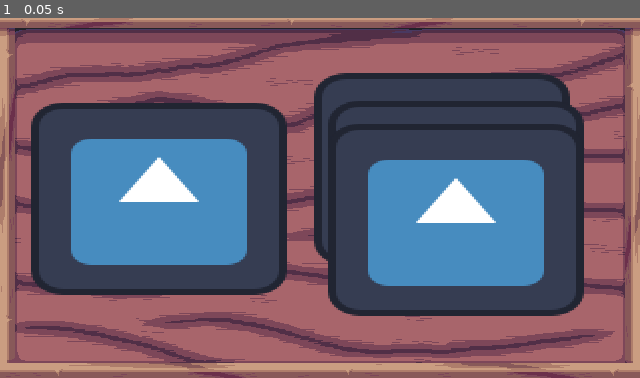
Above: before the commit, frame 1.
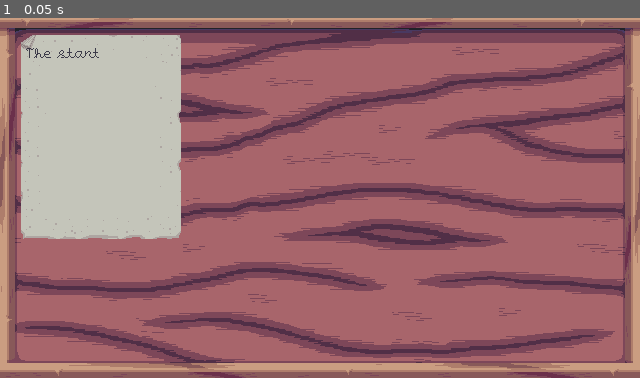
Above: after the commit, the same moment.

Repository: AverageStardust/the-count-is-down
Game: Godot game, scene res://desk.tscn
Two runs of this game, one before a commit and one after it. Both use one fixed random seed, a clock stepped at 60 frames per second and the inputs below. The engine's default icon, where the game draws it, is replaced by a stand-in: a white triangle on a blue panel in a dark square.
Inputs:
- Up to frame 1 (0.05 s): no input

The runs differ from the first frame. In frame 1, 54% of the frame differs, in the area x 3-92%, y 4-83%.

Commit message:
add letter

Diff:
--- a/desk.tscn
+++ b/desk.tscn
@@ -1,18 +1,15 @@
 [gd_scene format=3 uid="uid://wcev8pe0b7q7"]
 
-[ext_resource type="Texture2D" uid="uid://dodr3xm28uy2x" path="res://icon.svg" id="1_ep8l3"]
 [ext_resource type="Script" uid="uid://omd48a3o3ann" path="res://scripts/desk.gd" id="1_se7ci"]
 [ext_resource type="Texture2D" uid="uid://dfm7exiyw4iie" path="res://art/desk.png" id="1_t5y75"]
 [ext_resource type="PackedScene" uid="uid://b0nlbd703kn6l" path="res://watch.tscn" id="3_vf3xh"]
 [ext_resource type="AudioStream" uid="uid://b2jy3oy8fyns5" path="res://resources/audio/ScaryMusic.wav" id="4_lrwc4"]
 [ext_resource type="Script" uid="uid://g0l5b5q0a4k2" path="res://scripts/musicPlayer.gd" id="4_tm3w8"]
+[ext_resource type="PackedScene" uid="uid://r4xd2uhinw00" path="res://letter.tscn" id="4_yh53x"]
 [ext_resource type="AudioStream" uid="uid://c0l6xg6xhw71r" path="res://resources/audio/writingSounds.wav" id="5_r8wvv"]
 
 [sub_resource type="StyleBoxTexture" id="StyleBoxTexture_u04nx"]
 texture = ExtResource("1_t5y75")
-
-[sub_resource type="StyleBoxTexture" id="StyleBoxTexture_n28y6"]
-texture = ExtResource("1_ep8l3")
 
 [node name="Desk" type="Control" unique_id=1823686370]
 layout_mode = 3
@@ -79,41 +76,33 @@
 layout_mode = 2
 size_flags_horizontal = 3
 
-[node name="Panel" type="Panel" parent="Desk/DeskDrawer/Letters" unique_id=2103285689]
-custom_minimum_size = Vector2(256, 192)
+[node name="Letter" parent="Desk/DeskDrawer/Letters" unique_id=1500786714 instance=ExtResource("4_yh53x")]
 layout_mode = 0
-offset_left = 15.0
-offset_top = 73.0
-offset_right = 271.0
-offset_bottom = 265.0
-theme_override_styles/panel = SubResource("StyleBoxTexture_n28y6")
+offset_left = 5.0
+offset_top = 5.0
+offset_right = 165.0
+offset_bottom = 209.0
 
-[node name="Panel2" type="Panel" parent="Desk/DeskDrawer/Letters" unique_id=1719849512]
-custom_minimum_size = Vector2(256, 192)
+[node name="Letter2" parent="Desk/DeskDrawer/Letters" unique_id=1421635223 instance=ExtResource("4_yh53x")]
 layout_mode = 0
-offset_left = 298.0
-offset_top = 43.0
-offset_right = 554.0
-offset_bottom = 235.0
-theme_override_styles/panel = SubResource("StyleBoxTexture_n28y6")
+offset_left = 158.0
+offset_top = 126.0
+offset_right = 318.0
+offset_bottom = 330.0
 
-[node name="Panel3" type="Panel" parent="Desk/DeskDrawer/Letters" unique_id=14409851]
-custom_minimum_size = Vector2(256, 192)
+[node name="Letter3" parent="Desk/DeskDrawer/Letters" unique_id=1986212357 instance=ExtResource("4_yh53x")]
 layout_mode = 0
-offset_left = 312.0
-offset_top = 71.0
-offset_right = 568.0
-offset_bottom = 263.0
-theme_override_styles/panel = SubResource("StyleBoxTexture_n28y6")
+offset_left = 304.0
+offset_top = 6.0
+offset_right = 464.0
+offset_bottom = 210.0
 
-[node name="Panel4" type="Panel" parent="Desk/DeskDrawer/Letters" unique_id=1969048903]
-custom_minimum_size = Vector2(256, 192)
+[node name="Letter4" parent="Desk/DeskDrawer/Letters" unique_id=1674353350 instance=ExtResource("4_yh53x")]
 layout_mode = 0
-offset_left = 312.0
-offset_top = 94.0
-offset_right = 568.0
-offset_bottom = 286.0
-theme_override_styles/panel = SubResource("StyleBoxTexture_n28y6")
+offset_left = 444.0
+offset_top = 127.0
+offset_right = 604.0
+offset_bottom = 331.0
 
 [node name="RightSpacer" type="Control" parent="Desk/DeskDrawer" unique_id=696296939]
 custom_minimum_size = Vector2(16, 0)
--- /dev/null
+++ b/letter.tscn
@@ -0,0 +1,26 @@
+[gd_scene format=3 uid="uid://r4xd2uhinw00"]
+
+[ext_resource type="Theme" uid="uid://ct0r2o3h378ai" path="res://themes/handwriting.tres" id="1_57kop"]
+[ext_resource type="Texture2D" uid="uid://cisrlg4awo4qh" path="res://art/letter.png" id="2_kv2n4"]
+[ext_resource type="Script" uid="uid://b76di4hmogq4g" path="res://scripts/letter.gd" id="3_57kop"]
+
+[sub_resource type="StyleBoxTexture" id="StyleBoxTexture_r8a8a"]
+texture = ExtResource("2_kv2n4")
+
+[node name="Letter" type="Panel" unique_id=1500786714]
+offset_right = 160.0
+offset_bottom = 204.0
+theme = ExtResource("1_57kop")
+theme_override_styles/panel = SubResource("StyleBoxTexture_r8a8a")
+script = ExtResource("3_57kop")
+
+[node name="Body" type="RichTextLabel" parent="." unique_id=1039581299]
+layout_mode = 0
+offset_left = 4.0
+offset_top = 11.0
+offset_right = 156.0
+offset_bottom = 203.0
+mouse_filter = 1
+autowrap_mode = 2
+shortcut_keys_enabled = false
+drag_and_drop_selection_enabled = false
--- a/scripts/desk.gd
+++ b/scripts/desk.gd
@@ -1,5 +1,7 @@
 extends Control
 
+const START_LETTER = "The start"
+const END_LETTER = "The end"
 const LETTER_SCENE_POSITION = 340
 const SCENE_SWITCH_RANGE = 12
 
@@ -10,6 +12,12 @@
 @onready var originalSlot: Control = $Desk/DeskTop/OriginalSlot
 @onready var forgerySlot: Control = $Desk/DeskTop/ForgerySlot
 @onready var watch: Watch = $Desk/DeskTop/LeftSpacer/Watch
+@onready var undeilvered_letters: Array[Letter] = [
+	$Desk/DeskDrawer/Letters/Letter,
+	$Desk/DeskDrawer/Letters/Letter2,
+	$Desk/DeskDrawer/Letters/Letter3,
+	$Desk/DeskDrawer/Letters/Letter4
+]
 
 enum State {
 	READING_LETTERS,
@@ -21,7 +29,8 @@
 var state: State = State.READING_LETTERS
 var open_documents = []
 var on_letters_screen: bool = true
-var switch_screen_cooldown: float = 0.2
+var switch_screen_cooldown: float = 2.0
+var on_switch_area = false
 
 func _ready() -> void:
 	await get_tree().process_frame
@@ -31,6 +40,8 @@
 	else:
 		position.y = 0
 
+	deliver_letter(START_LETTER)
+
 func _process(delta: float) -> void:
 	var target_y: float = 0
 	if on_letters_screen:
@@ -39,7 +50,8 @@
 	position.y = lerp(position.y, target_y, delta * 3.0)
 	position.y = move_toward(position.y, target_y, delta * 45.0)
 
-	switch_screen_cooldown = max(0, switch_screen_cooldown - delta)
+	if !on_switch_area or switch_screen_cooldown > 0.8:
+		switch_screen_cooldown = max(0, switch_screen_cooldown - delta)
 
 	match state:
 		State.READING_LETTERS:
@@ -57,12 +69,14 @@
 			if switch_screen_cooldown <= 0:
 				on_letters_screen = false
 
-			switch_screen_cooldown = 0.05
+			on_switch_area = true
 		elif event.position.y > window_height - SCENE_SWITCH_RANGE:
 			if switch_screen_cooldown <= 0:
 				on_letters_screen = true
 
-			switch_screen_cooldown = 0.05
+			on_switch_area = true
+		else:
+			on_switch_area = false
 
 func transition_to_forging():
 	var document_type: PackedScene = next_document_type()
@@ -116,6 +130,8 @@
 	transition_to_forging()
 
 func transition_to_end():
+	deliver_letter(END_LETTER)
+
 	state = State.REACHED_ENDING
 
 	for document in open_documents:
@@ -126,6 +142,10 @@
 	on_letters_screen = true
 	switch_screen_cooldown = INF
 
+func deliver_letter(message: String):
+	var letter = undeilvered_letters.pop_front()
+	letter.deliver(message)
+
 func next_document_type() -> PackedScene:
 	match randi_range(0, 2):
 		0:
--- /dev/null
+++ b/scripts/letter.gd
@@ -0,0 +1,15 @@
+extends Panel
+class_name Letter
+
+@onready var body: RichTextLabel = $Body
+
+# Called when the node enters the scene tree for the first time.
+func _ready() -> void:
+	visible = false
+
+func deliver(message: String):
+	if !is_node_ready():
+		await ready
+
+	body.text = message
+	visible = true
--- a/themes/handwriting.tres
+++ b/themes/handwriting.tres
@@ -27,6 +27,9 @@
 LineEdit/styles/focus = SubResource("StyleBoxFlat_2pgd1")
 LineEdit/styles/normal = SubResource("StyleBoxEmpty_x4bp3")
 LineEdit/styles/read_only = SubResource("StyleBoxEmpty_3ytef")
+RichTextLabel/colors/default_color = Color(0.15294118, 0.14901961, 0.21960784, 0.8627451)
+RichTextLabel/font_sizes/normal_font_size = 15
+RichTextLabel/fonts/normal_font = ExtResource("1_n6cft")
 TextEdit/colors/background_color = Color(0, 0, 0, 0)
 TextEdit/colors/caret_color = Color(0.15294118, 0.14901961, 0.21960784, 1)
 TextEdit/colors/font_color = Color(0.15294118, 0.14901961, 0.21960784, 0.8627451)
Binary file added: art/letter.aseprite
Binary file added: art/letter.png
Not shown, added: art/letter.png.import
Not shown, changed: export_presets.cfg
Not shown, added: scripts/letter.gd.uid
